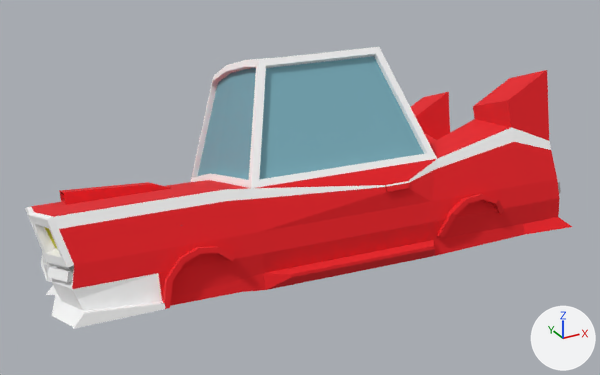
Before and after pictures for a commit that changed the OBJ model Pfinal/Models/carroOri/carro.obj.
One viewpoint serves both versions: a 50 mm lens placed at (-1.48, 7.32, 24.49), pointed at (1.82, 13.31, 21.49). Arrows for +X, +Y and +Z are at lower right; the lights stay in place. Where no turn or scale is listed for an object, it has been applied to the vertices. Vertices at the same position are counted once.

In view in the first picture: 'carro'.
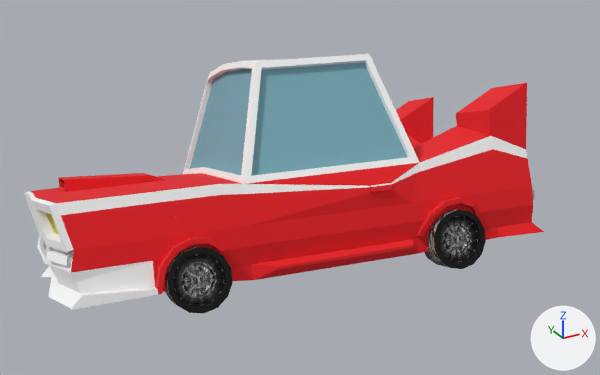
What differs and where, as boxes [x1, y1, x2, y2] in the pictures (600 x 375 px; the box of a moved part takes in the faces that stretch with it):
'carro', reshaped (8% shorter): before [25, 47, 572, 329]; after [24, 54, 544, 313]
part 1 of me_carro, moved or reshaped: before [25, 47, 572, 329]; after [24, 54, 544, 310]
part 2 of me_carro, moved or reshaped: before [437, 194, 504, 237]; after [416, 198, 481, 237]
part 3 of me_carro, moved or reshaped: before [162, 246, 236, 309]; after [155, 237, 226, 294]
part 4 of me_carro, added: after [424, 209, 486, 269]
part 5 of me_carro, added (black): after [165, 246, 233, 313]

What changed in the scene script:
```text
Change me_carro:
    remove me_carro.from_pydata(...)  # 747 vertices, 1389 faces; spans x -0.56..3.89, y 11.71..14.69, z 20.46..22.81
    add me_carro.from_pydata(...)  # 1315 vertices, 2509 faces; spans x -0.48..3.96, y 12.08..15.05, z 20.19..22.7
    me_carro part 1: the loose piece of 455 vertices spanning x -0.56..3.89, y 11.71..14.69, z 20.46..22.81 is multiplied about its middle by the matrix ((0.999, -0.002, 0.035), (0.003, 0.999, -0.032), (-0.035, 0.032, 0.999)), then moved by (0.07, 0.35, -0.11)
    me_carro part 2: the loose piece of 24 vertices spanning x 2.34..2.96, y 11.9..12.06, z 21.45..21.76 is multiplied about its middle by the matrix ((0.999, -0.002, 0.035), (0.003, 0.999, -0.032), (-0.035, 0.032, 0.999)), then moved by (0.08, 0.35, -0.18)
    me_carro part 3: the loose piece of 24 vertices spanning x 0.1..0.68, y 12.16..12.35, z 21.33..21.72 is multiplied about its middle by the matrix ((0.999, -0.002, 0.035), (0.003, 0.999, -0.032), (-0.035, 0.032, 0.999)), then moved by (0.07, 0.35, -0.1)
    me_carro part 4: a new loose piece of 142 vertices spanning x 2.5..3.02, y 12.09..12.5, z 20.93..21.49
    me_carro part 5: a new loose piece of 142 vertices spanning x 0.26..0.78, y 12.4..12.81, z 20.99..21.55
    add me_carro.materials.append(mat_carro1_polysurface51sg48)  # black #000000
    add me_carro.materials.append(mat_carro1_lambert9sg)  # picture img_rin_png
    add me_carro.materials.append(mat_carro1_lambert10sg)  # picture img_llanta_png
    add me_carro.materials.append(mat_carro2_polysurface51sg52)  # black #000000
    add me_carro.materials.append(mat_carro2_lambert7sg)  # picture img_rin_png
    add me_carro.materials.append(mat_carro2_lambert8sg)  # picture img_llanta_png
    add me_carro.materials.append(mat_carro_polysurface51sg48)  # black #000000
    add me_carro.materials.append(mat_carro_lambert9sg)  # picture img_rin_png
    add me_carro.materials.append(mat_carro_lambert10sg)  # picture img_llanta_png
    add me_carro.materials.append(mat_carro_polysurface51sg52)  # black #000000
    add me_carro.materials.append(mat_carro_lambert7sg)  # picture img_rin_png
    add me_carro.materials.append(mat_carro_lambert8sg)  # picture img_llanta_png
```
